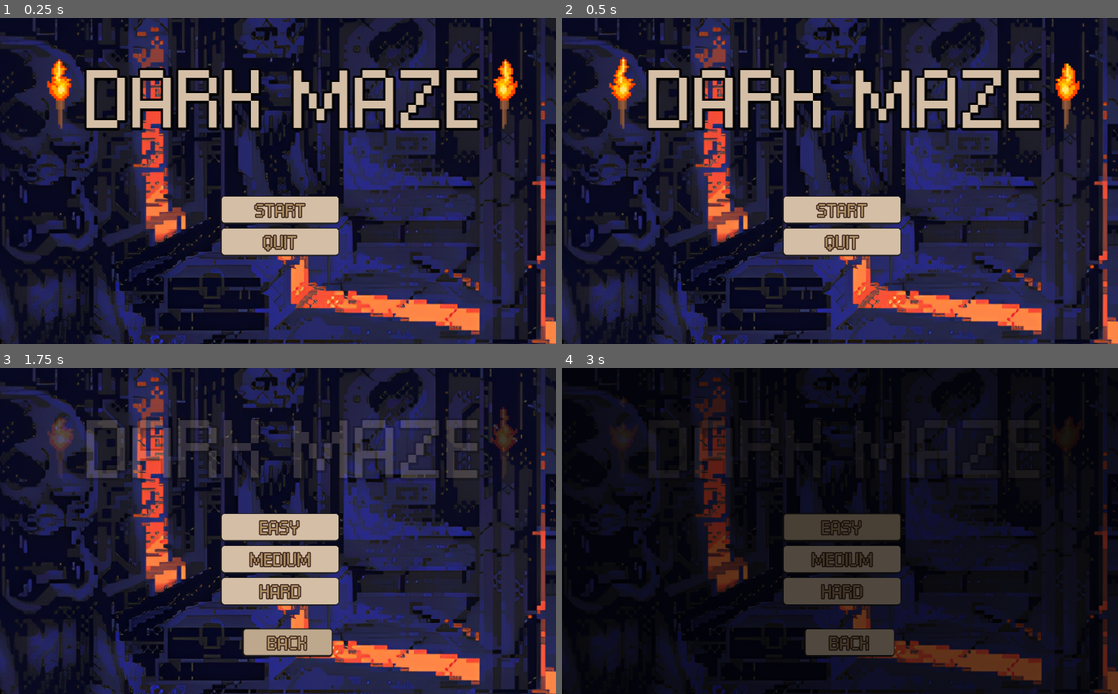
Above: before the commit, frames 1-4 (two rows, left to right).
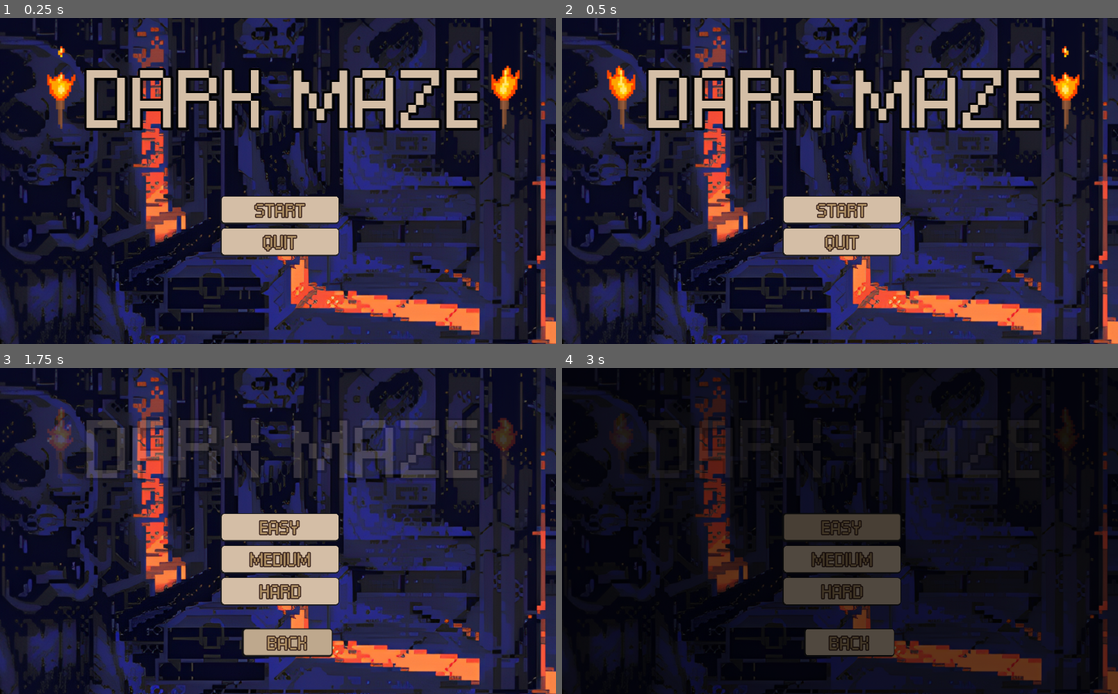
Above: after the commit, the same moments.

Repository: lucasOlivio/DarkMaze
Game: Godot game, scene res://scenes/Menus/menu.tscn
Two runs of this game, one before a commit and one after it. Both use one fixed random seed, a clock stepped at 60 frames per second and the inputs below. Sound files missing from this copy of the repository are replaced by a short silence.
Inputs:
- Up to frame 1 (0.25 s): no input
- Up to frame 2 (0.5 s): no input
- Up to frame 3 (1.75 s): click "Start" at 0.5 s; click "CONTINUE" at 1.25 s
- Up to frame 4 (3 s): click "Easy" at 2 s; click "Easy" at 2.75 s

The runs differ from the first frame. In frame 1, 0.5% of the frame differs, in the area x 8-94%, y 8-24%; in frame 2, 0.5%; in frame 3, 0.2%; in frame 4, less than 0.1%.

Commit message:
feat: Readme refactored

Diff:
--- a/DarkMaze/scenes/Menus/menu.tscn
+++ b/DarkMaze/scenes/Menus/menu.tscn
@@ -91,7 +91,7 @@
 position = Vector2( 112, 128 )
 scale = Vector2( 2, 2 )
 frames = SubResource( 2 )
-frame = 3
+frame = 7
 playing = true
 
 [node name="Torch2" type="AnimatedSprite" parent="."]
@@ -99,7 +99,7 @@
 scale = Vector2( 2, 2 )
 frames = SubResource( 2 )
 animation = "default invertido"
-frame = 3
+frame = 7
 playing = true
 flip_h = true
 
Not shown, added: Docs/Images/main_menu.png
Not shown, changed: Readme.md
